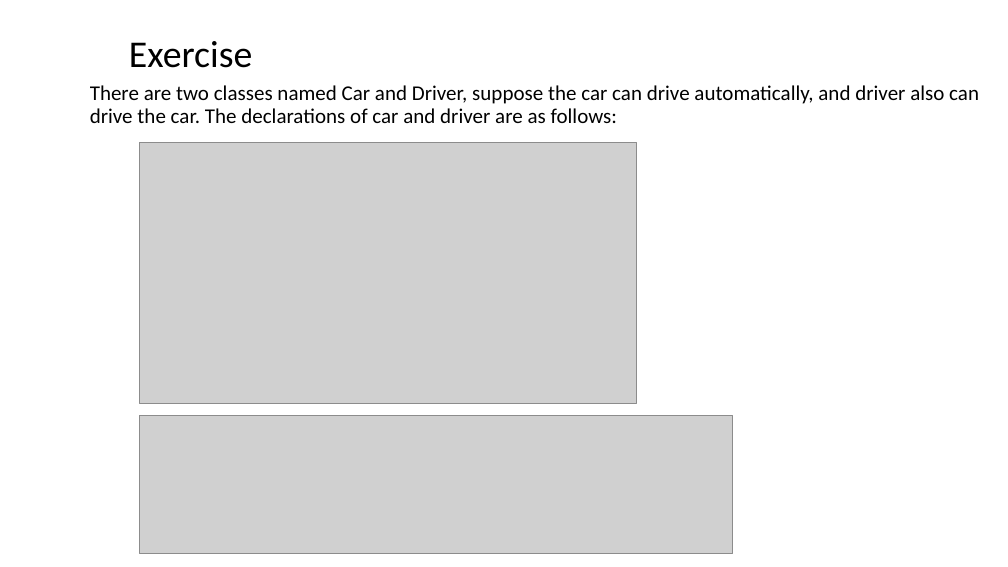
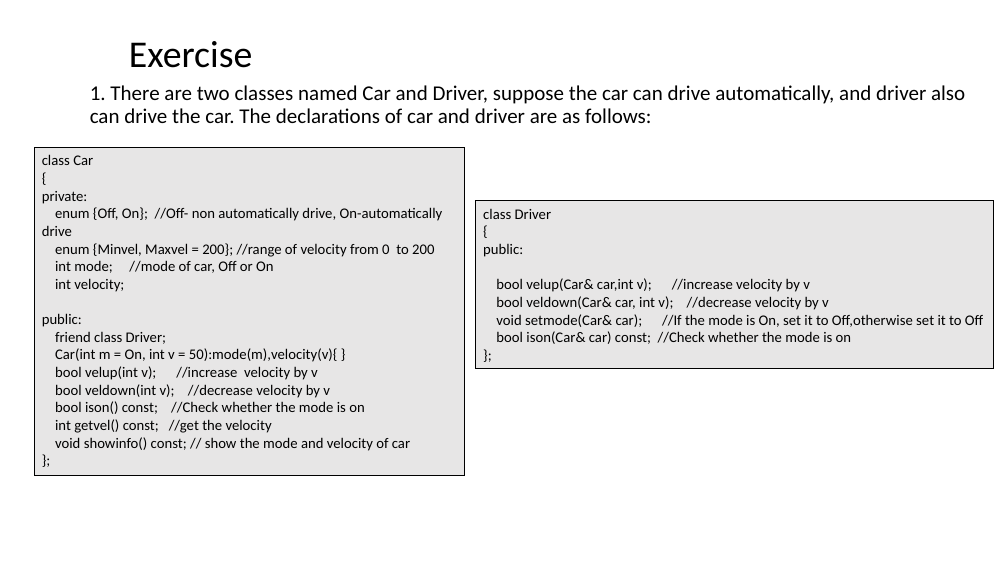
Before and after one commit to ShiqiYu/CPP, a slide deck: slide 19 of week15/Lab15.pptx (slide 24 before the commit). Drawn at 1008x567 pixels with LibreOffice and Linux fonts; fonts in the diff are those of the drawing; grey boxes stand for pictures; background and template pictures are left out. Boxes give left, top, right and bottom in pixels: in the first picture for what was removed or moved away, otherwise in the second. Text is boxed around its words. In the diff, an @@ line names an element or a change of style, - is before the commit and + after.

```diff
--- a/week15/Lab15.pptx
+++ b/week15/Lab15.pptx
@@ text at (90, 85, 965, 123): text changed @@
-  There are two classes named Car and Driver, suppose the car can drive automatically, and driver also can drive the car. The declarations of car and driver are as follows:
+  1. There are two classes named Car and Driver, suppose the car can drive automatically, and driver also can drive the car. The declarations of car and driver are as follows:
@@ rectangle added at (34, 147, 465, 476), fill #E7E6E6, outline #000000 0.75 pt, 14 pt, text #000000 @@
+class Car
+{
+private:
+enum {Off, On}; //Off- non automatically drive, On-automatically drive
+enum {Minvel, Maxvel = 200}; //range of velocity from 0 to 200
+int mode; //mode of car, Off or On
+int velocity;
+public:
+friend class Driver;
+Car(int m = On, int v = 50):mode(m),velocity(v){ }
+bool velup(int v); //increase velocity by v
+bool veldown(int v); //decrease velocity by v
+bool ison() const; //Check whether the mode is on
+int getvel() const; //get the velocity
+void showinfo() const; // show the mode and velocity of car
+};
@@ picture removed at (140, 142, 637, 404) @@
@@ rectangle added at (476, 201, 993, 369), fill #E7E6E6, outline #000000 0.75 pt, 14 pt, text #000000 @@
+class Driver
+{
+public:
+bool velup(Car& car,int v); //increase velocity by v
+bool veldown(Car& car, int v); //decrease velocity by v
+void setmode(Car& car); //If the mode is On, set it to Off,otherwise set it to Off
+bool ison(Car& car) const; //Check whether the mode is on
+};
@@ picture removed at (140, 415, 733, 554) @@
```
Also in this commit, not shown: 2 other slides changed, 2 slides added, 5 slides removed, 2 other files.
